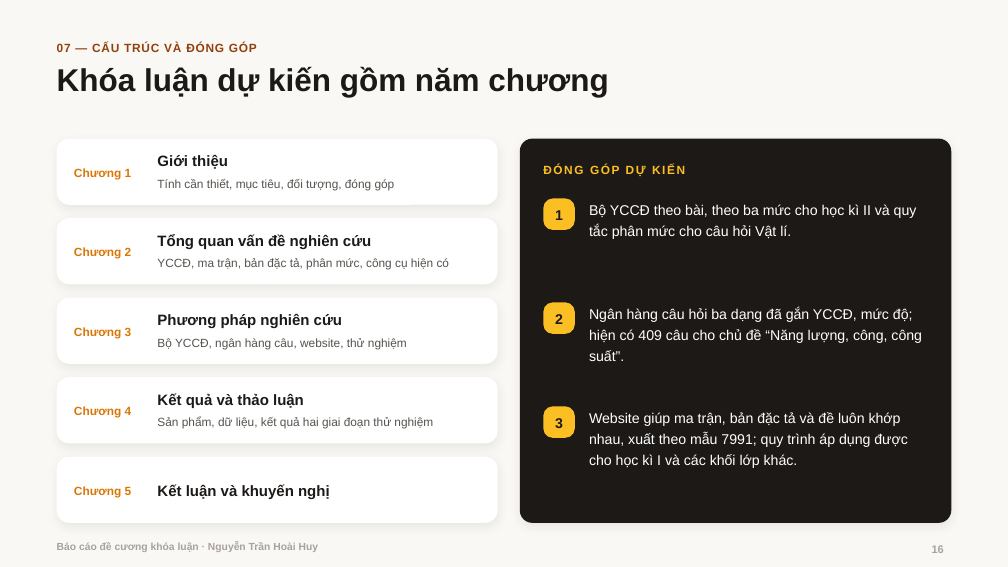
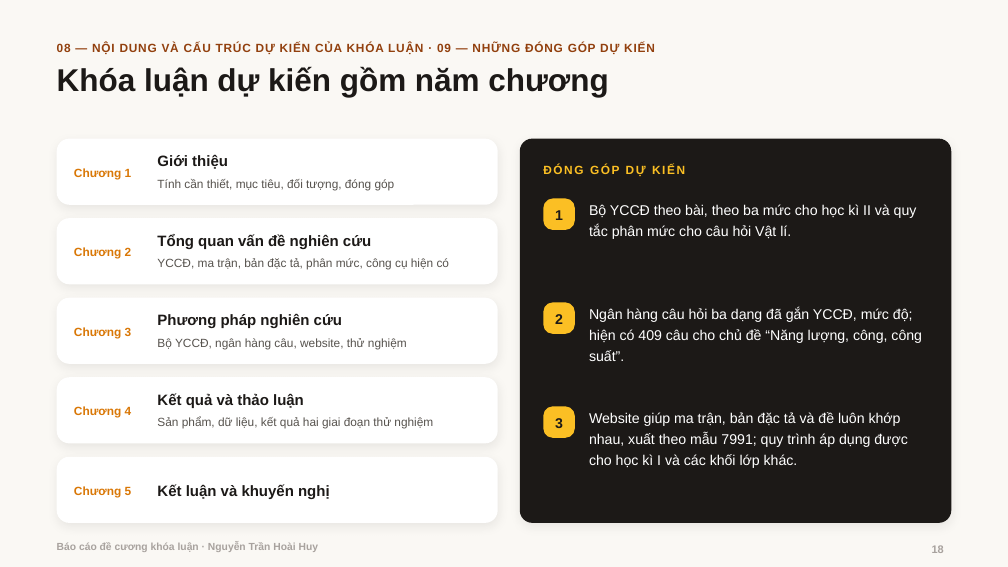
Before and after one commit to hoaihuy2609/kltn, a slide deck: slide 18 of tai-ve/Bao_cao_de_cuong.pptx (slide 16 before the commit). Drawn at 1008x567 pixels with LibreOffice and Linux fonts; fonts in the diff are those of the drawing; background and template pictures are left out. Boxes give left, top, right and bottom in pixels: in the first picture for what was removed or moved away, otherwise in the second. Text is boxed around its words. In the diff, an @@ line names an element or a change of style, - is before the commit and + after.

```diff
--- a/tai-ve/Bao_cao_de_cuong.pptx
+++ b/tai-ve/Bao_cao_de_cuong.pptx
@@ text at (57, 43, 655, 54): text changed @@
-07 — CẤU TRÚC VÀ ĐÓNG GÓP
+08 — NỘI DUNG VÀ CẤU TRÚC DỰ KIẾN CỦA KHÓA LUẬN · 09 — NHỮNG ĐÓNG GÓP DỰ KIẾN
```
Also in this commit, not shown: 15 other slides changed, 2 slides added, 16 other files.
